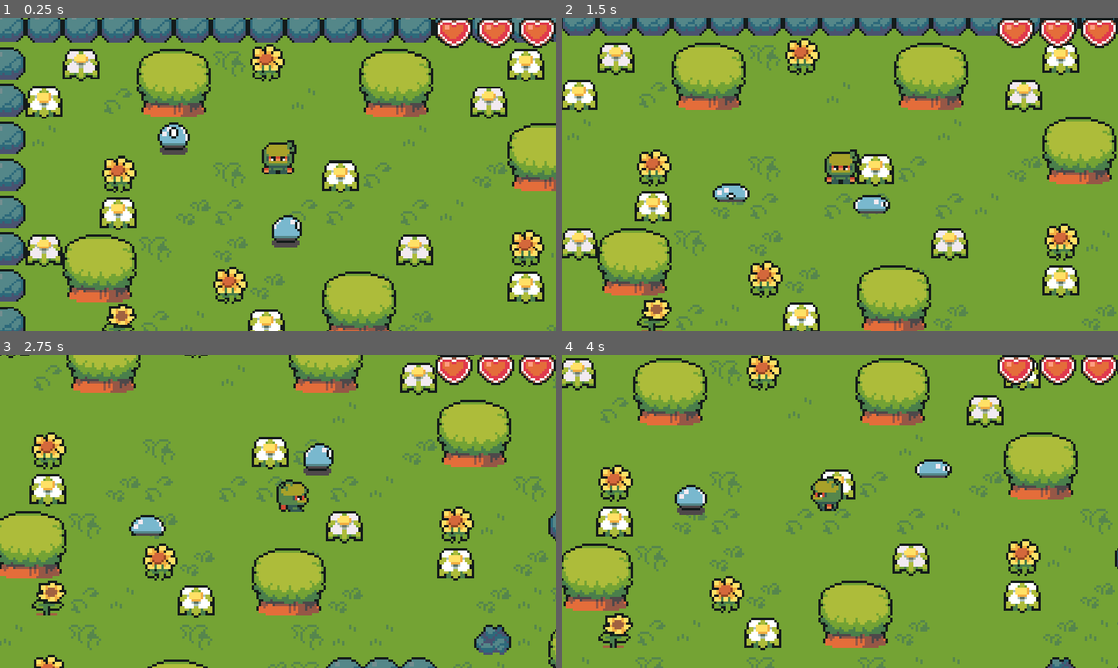
Above: before the commit, frames 1-4 (two rows, left to right).
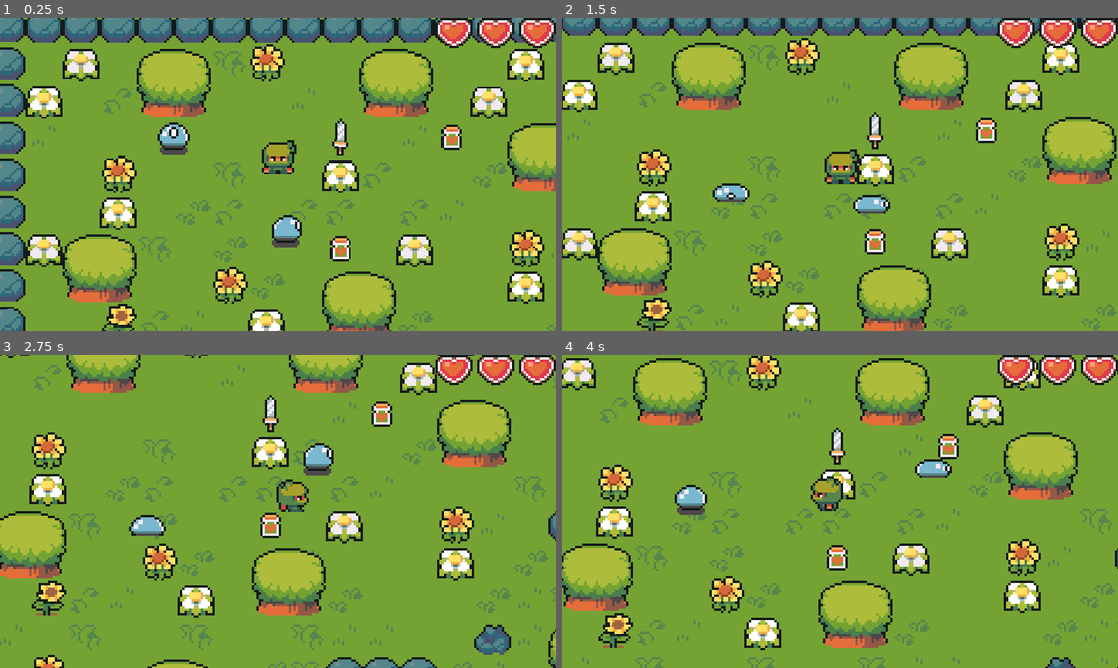
Above: after the commit, the same moments.

Repository: TimCurtis468/Godot_ARPG_Tutorial
Game: Godot game, scene res://scenes/world.tscn
Same seed, same stepped clock (60 frames per second), same inputs: the game is played once before the commit and once after it.
Inputs:
- Up to frame 1 (0.25 s): no input
- Up to frame 2 (1.5 s): hold Right (ui_right) 0.53-1.28 s; hold Down (ui_down) from 1.28 s (still down)
- Up to frame 3 (2.75 s): release Down (ui_down) at 2.03 s; hold Right (ui_right) from 2.03 s (still down)
- Up to frame 4 (4 s): release Right (ui_right) at 2.78 s; hold Up (ui_up) 2.78-3.53 s; hold Left (ui_left) from 3.53 s (still down)

The runs differ from the first frame. In frame 1, 0.7% of the frame differs, in the area x 59-84%, y 32-78%; in frame 2, 0.7%, in the area x 54-79%, y 30-76%; in frame 3, 0.7%; in frame 4, 0.7%.

Commit message:
Picking up items - Sword and Life Pot
https://www.youtube.com/watch?v=-faLYz20qtw&t=444s

Diff:
--- /dev/null
+++ b/collectables/Collectable.gd
@@ -0,0 +1,4 @@
+extends Area2D
+
+func collect():
+	queue_free()
--- /dev/null
+++ b/collectables/collectable.tscn
@@ -0,0 +1,14 @@
+[gd_scene load_steps=3 format=3 uid="uid://d3awxygawocvd"]
+
+[ext_resource type="Script" path="res://collectables/Collectable.gd" id="1_0ktkn"]
+
+[sub_resource type="RectangleShape2D" id="RectangleShape2D_huas4"]
+resource_local_to_scene = true
+
+[node name="Collectable" type="Area2D"]
+script = ExtResource("1_0ktkn")
+
+[node name="CollisionShape2D" type="CollisionShape2D" parent="."]
+shape = SubResource("RectangleShape2D_huas4")
+
+[node name="Sprite2D" type="Sprite2D" parent="."]
--- /dev/null
+++ b/collectables/lifepot.tscn
@@ -0,0 +1,16 @@
+[gd_scene load_steps=4 format=3 uid="uid://dcmvcc23ddya6"]
+
+[ext_resource type="PackedScene" uid="uid://d3awxygawocvd" path="res://collectables/collectable.tscn" id="1_b70j2"]
+[ext_resource type="Texture2D" uid="uid://dun00yli7cd46" path="res://art/LifePot.png" id="2_0rlcg"]
+
+[sub_resource type="RectangleShape2D" id="RectangleShape2D_hlhko"]
+resource_local_to_scene = true
+size = Vector2(8, 10)
+
+[node name="Lifepot" instance=ExtResource("1_b70j2")]
+
+[node name="CollisionShape2D" parent="." index="0"]
+shape = SubResource("RectangleShape2D_hlhko")
+
+[node name="Sprite2D" parent="." index="1"]
+texture = ExtResource("2_0rlcg")
--- /dev/null
+++ b/collectables/sword.gd
@@ -0,0 +1,8 @@
+extends "res://collectables/Collectable.gd"
+
+@onready var animations = $AnimationPlayer
+
+func collect():
+	animations.play("spin")
+	await animations.animation_finished
+	super.collect()
--- /dev/null
+++ b/collectables/sword.tscn
@@ -0,0 +1,62 @@
+[gd_scene load_steps=8 format=3 uid="uid://c62epyr3lywy8"]
+
+[ext_resource type="PackedScene" uid="uid://d3awxygawocvd" path="res://collectables/collectable.tscn" id="1_kejrv"]
+[ext_resource type="Script" path="res://collectables/sword.gd" id="2_nxknj"]
+[ext_resource type="Texture2D" uid="uid://c08eutlm1xfp3" path="res://art/Sword.png" id="2_wxxra"]
+
+[sub_resource type="RectangleShape2D" id="RectangleShape2D_041dh"]
+resource_local_to_scene = true
+size = Vector2(6, 16)
+
+[sub_resource type="Animation" id="Animation_arrlv"]
+resource_name = "spin"
+length = 0.4
+step = 0.4
+tracks/0/type = "value"
+tracks/0/imported = false
+tracks/0/enabled = true
+tracks/0/path = NodePath("Sprite2D:rotation")
+tracks/0/interp = 1
+tracks/0/loop_wrap = true
+tracks/0/keys = {
+"times": PackedFloat32Array(0, 0.4),
+"transitions": PackedFloat32Array(1, 1),
+"update": 0,
+"values": [0.0, 6.28319]
+}
+
+[sub_resource type="Animation" id="Animation_u3io4"]
+length = 0.001
+tracks/0/type = "value"
+tracks/0/imported = false
+tracks/0/enabled = true
+tracks/0/path = NodePath("Sprite2D:rotation")
+tracks/0/interp = 1
+tracks/0/loop_wrap = true
+tracks/0/keys = {
+"times": PackedFloat32Array(0),
+"transitions": PackedFloat32Array(1),
+"update": 0,
+"values": [6.28319]
+}
+
+[sub_resource type="AnimationLibrary" id="AnimationLibrary_afkd0"]
+_data = {
+"RESET": SubResource("Animation_u3io4"),
+"spin": SubResource("Animation_arrlv")
+}
+
+[node name="Sword" instance=ExtResource("1_kejrv")]
+script = ExtResource("2_nxknj")
+
+[node name="CollisionShape2D" parent="." index="0"]
+shape = SubResource("RectangleShape2D_041dh")
+
+[node name="Sprite2D" parent="." index="1"]
+rotation = 6.28319
+texture = ExtResource("2_wxxra")
+
+[node name="AnimationPlayer" type="AnimationPlayer" parent="." index="2"]
+libraries = {
+"": SubResource("AnimationLibrary_afkd0")
+}
--- a/enemies/slime.tscn
+++ b/enemies/slime.tscn
@@ -24,7 +24,7 @@
 tracks/1/type = "value"
 tracks/1/imported = false
 tracks/1/enabled = true
-tracks/1/path = NodePath("hitBox/CollisionShape2D:position")
+tracks/1/path = NodePath("hurtBox/CollisionShape2D:position")
 tracks/1/interp = 1
 tracks/1/loop_wrap = true
 tracks/1/keys = {
@@ -36,7 +36,7 @@
 tracks/2/type = "value"
 tracks/2/imported = false
 tracks/2/enabled = true
-tracks/2/path = NodePath("hitBox/CollisionShape2D:scale")
+tracks/2/path = NodePath("hurtBox/CollisionShape2D:scale")
 tracks/2/interp = 1
 tracks/2/loop_wrap = true
 tracks/2/keys = {
@@ -65,7 +65,7 @@
 tracks/1/type = "value"
 tracks/1/imported = false
 tracks/1/enabled = true
-tracks/1/path = NodePath("hitBox/CollisionShape2D:position")
+tracks/1/path = NodePath("hurtBox/CollisionShape2D:position")
 tracks/1/interp = 1
 tracks/1/loop_wrap = true
 tracks/1/keys = {
@@ -77,7 +77,7 @@
 tracks/2/type = "value"
 tracks/2/imported = false
 tracks/2/enabled = true
-tracks/2/path = NodePath("hitBox/CollisionShape2D:scale")
+tracks/2/path = NodePath("hurtBox/CollisionShape2D:scale")
 tracks/2/interp = 1
 tracks/2/loop_wrap = true
 tracks/2/keys = {
@@ -106,7 +106,7 @@
 tracks/1/type = "value"
 tracks/1/imported = false
 tracks/1/enabled = true
-tracks/1/path = NodePath("hitBox/CollisionShape2D:position")
+tracks/1/path = NodePath("hurtBox/CollisionShape2D:position")
 tracks/1/interp = 1
 tracks/1/loop_wrap = true
 tracks/1/keys = {
@@ -118,7 +118,7 @@
 tracks/2/type = "value"
 tracks/2/imported = false
 tracks/2/enabled = true
-tracks/2/path = NodePath("hitBox/CollisionShape2D:scale")
+tracks/2/path = NodePath("hurtBox/CollisionShape2D:scale")
 tracks/2/interp = 1
 tracks/2/loop_wrap = true
 tracks/2/keys = {
@@ -147,7 +147,7 @@
 tracks/1/type = "value"
 tracks/1/imported = false
 tracks/1/enabled = true
-tracks/1/path = NodePath("hitBox/CollisionShape2D:position")
+tracks/1/path = NodePath("hurtBox/CollisionShape2D:position")
 tracks/1/interp = 1
 tracks/1/loop_wrap = true
 tracks/1/keys = {
@@ -159,7 +159,7 @@
 tracks/2/type = "value"
 tracks/2/imported = false
 tracks/2/enabled = true
-tracks/2/path = NodePath("hitBox/CollisionShape2D:scale")
+tracks/2/path = NodePath("hurtBox/CollisionShape2D:scale")
 tracks/2/interp = 1
 tracks/2/loop_wrap = true
 tracks/2/keys = {
@@ -188,7 +188,7 @@
 tracks/1/type = "value"
 tracks/1/imported = false
 tracks/1/enabled = true
-tracks/1/path = NodePath("hitBox/CollisionShape2D:position")
+tracks/1/path = NodePath("hurtBox/CollisionShape2D:position")
 tracks/1/interp = 1
 tracks/1/loop_wrap = true
 tracks/1/keys = {
@@ -200,7 +200,7 @@
 tracks/2/type = "value"
 tracks/2/imported = false
 tracks/2/enabled = true
-tracks/2/path = NodePath("hitBox/CollisionShape2D:scale")
+tracks/2/path = NodePath("hurtBox/CollisionShape2D:scale")
 tracks/2/interp = 1
 tracks/2/loop_wrap = true
 tracks/2/keys = {
@@ -245,9 +245,9 @@
 "": SubResource("AnimationLibrary_gb7pc")
 }
 
-[node name="hitBox" type="Area2D" parent="."]
-
-[node name="CollisionShape2D" type="CollisionShape2D" parent="hitBox"]
+[node name="hurtBox" type="Area2D" parent="."]
+
+[node name="CollisionShape2D" type="CollisionShape2D" parent="hurtBox"]
 position = Vector2(0, -5)
 rotation = 1.5708
 shape = SubResource("CapsuleShape2D_oaemp")
--- a/player/player.gd
+++ b/player/player.gd
@@ -5,6 +5,7 @@
 @export var speed: int = 35
 @onready var animations = $AnimationPlayer
 @onready var effects = $Effects
+@onready var hurtBox = $hurtBox
 @onready var hurtTimer = $HurtTimer
 
 @export var maxHealth = 3
@@ -13,8 +14,6 @@
 @export var knockbackPower: int = 500
 
 var isHurt: bool = false
-
-var enemyCollisions = []
 
 func _ready():
 	effects.play("RESET")
@@ -51,8 +50,10 @@
 #	handleCollision()
 	UpdateAnimation()
 	if isHurt == false:
-		for enemyArea in enemyCollisions:
-			hurtByEnemy(enemyArea)
+		for area in hurtBox.get_overlapping_areas():
+#			print(area.name)
+			if(area.name == "hurtBox"):
+				hurtByEnemy(area)
 
 func hurtByEnemy(area):
 	currentHealth -= 1
@@ -69,9 +70,8 @@
 
 
 func _on_hurt_box_area_entered(area):
-	if area.name == "hitBox":
-		enemyCollisions.append(area)
-
+	if area.has_method("collect"):
+		area.collect()
 
 func knockback(enemyVelocity):
 	var knockbackDirection = (enemyVelocity - velocity).normalized() * knockbackPower
@@ -86,4 +86,4 @@
 
 
 func _on_hurt_box_area_exited(area):
-	enemyCollisions.erase(area)
+	pass
--- a/scenes/world.tscn
+++ b/scenes/world.tscn
@@ -1,12 +1,14 @@
-[gd_scene load_steps=13 format=3 uid="uid://cbboie3viaban"]
+[gd_scene load_steps=16 format=3 uid="uid://cbboie3viaban"]
 
 [ext_resource type="Script" path="res://scenes/world.gd" id="1_alhdx"]
 [ext_resource type="PackedScene" uid="uid://bwujjdvshxby3" path="res://player/player.tscn" id="1_syusq"]
 [ext_resource type="Texture2D" uid="uid://dahof1dqlbwrh" path="res://art/TilesetFloor.png" id="2_sjars"]
 [ext_resource type="Texture2D" uid="uid://lvxh3481r64p" path="res://art/TilesetNature.png" id="3_y3v24"]
 [ext_resource type="Texture2D" uid="uid://b7glq4qyxp44d" path="res://art/AnimatedFlower.png" id="4_qua3a"]
+[ext_resource type="PackedScene" uid="uid://dcmvcc23ddya6" path="res://collectables/lifepot.tscn" id="5_015o8"]
 [ext_resource type="Script" path="res://Camera/Follow Cam.gd" id="5_qs8s0"]
 [ext_resource type="PackedScene" uid="uid://bo75sqtj1afy1" path="res://enemies/slime.tscn" id="6_ldxc3"]
+[ext_resource type="PackedScene" uid="uid://c62epyr3lywy8" path="res://collectables/sword.tscn" id="6_m560s"]
 [ext_resource type="PackedScene" uid="uid://bifgssplb5j3w" path="res://scenes/heartsContainer.tscn" id="7_rd7ox"]
 
 [sub_resource type="TileSetAtlasSource" id="TileSetAtlasSource_j42p7"]
@@ -2824,6 +2826,11 @@
 0:0/0/physics_layer_0/angular_velocity = 0.0
 0:0/0/physics_layer_0/polygon_0/points = PackedVector2Array(-8, -2.625, 8, -2.5, 8, 8, -8, 8)
 
+[sub_resource type="TileSetScenesCollectionSource" id="TileSetScenesCollectionSource_h40qt"]
+resource_name = "Collectables"
+scenes/1/scene = ExtResource("5_015o8")
+scenes/2/scene = ExtResource("6_m560s")
+
 [sub_resource type="TileSet" id="TileSet_pt8yy"]
 physics_layer_0/collision_layer = 3
 physics_layer_0/collision_mask = 3
@@ -2833,6 +2840,7 @@
 sources/0 = SubResource("TileSetAtlasSource_j42p7")
 sources/1 = SubResource("TileSetAtlasSource_gbht8")
 sources/2 = SubResource("TileSetAtlasSource_grw3l")
+sources/3 = SubResource("TileSetScenesCollectionSource_h40qt")
 
 [node name="World" type="Node2D"]
 script = ExtResource("1_alhdx")
@@ -2858,6 +2866,13 @@
 layer_2/y_sort_origin = 0
 layer_2/z_index = 1
 layer_2/tile_data = PackedInt32Array(131076, 1, 0, 524297, 1, 0, 262158, 1, 0, 131082, 1, 0, 458754, 1, 0, 131073, 2, 0 …(2769 unchanged characters)…
+layer_3/name = "collectables"
+layer_3/enabled = true
+layer_3/modulate = Color(1, 1, 1, 1)
+layer_3/y_sort_enabled = false
+layer_3/y_sort_origin = 0
+layer_3/z_index = 0
+layer_3/tile_data = PackedInt32Array(393225, 3, 65536, 196620, 3, 65536, 131090, 3, 65536, 196630, 3, 65536, 589846, 3, 65536, 786451, 3, 65536, 851991, 3, 65536, 852002, 3, 65536, 196640, 3, 65536, 851970, 3, 65536, 131110, 3, 131072, 196617, 3, 131072)
 
 [node name="Player" parent="TileMap" instance=ExtResource("1_syusq")]
 position = Vector2(125, 72)
Binary file added: art/LifePot.png
Not shown, added: art/LifePot.png.import
Binary file added: art/Sword.png
Not shown, added: art/Sword.png.import
